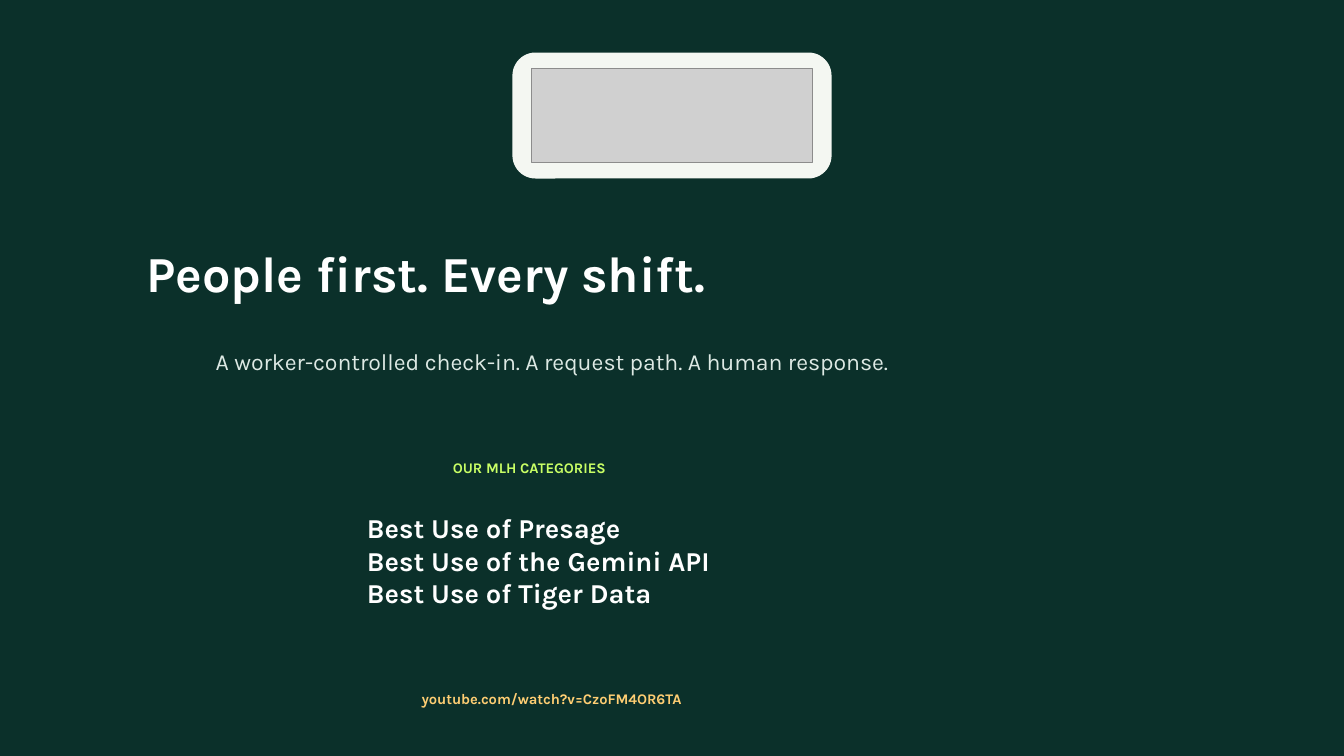
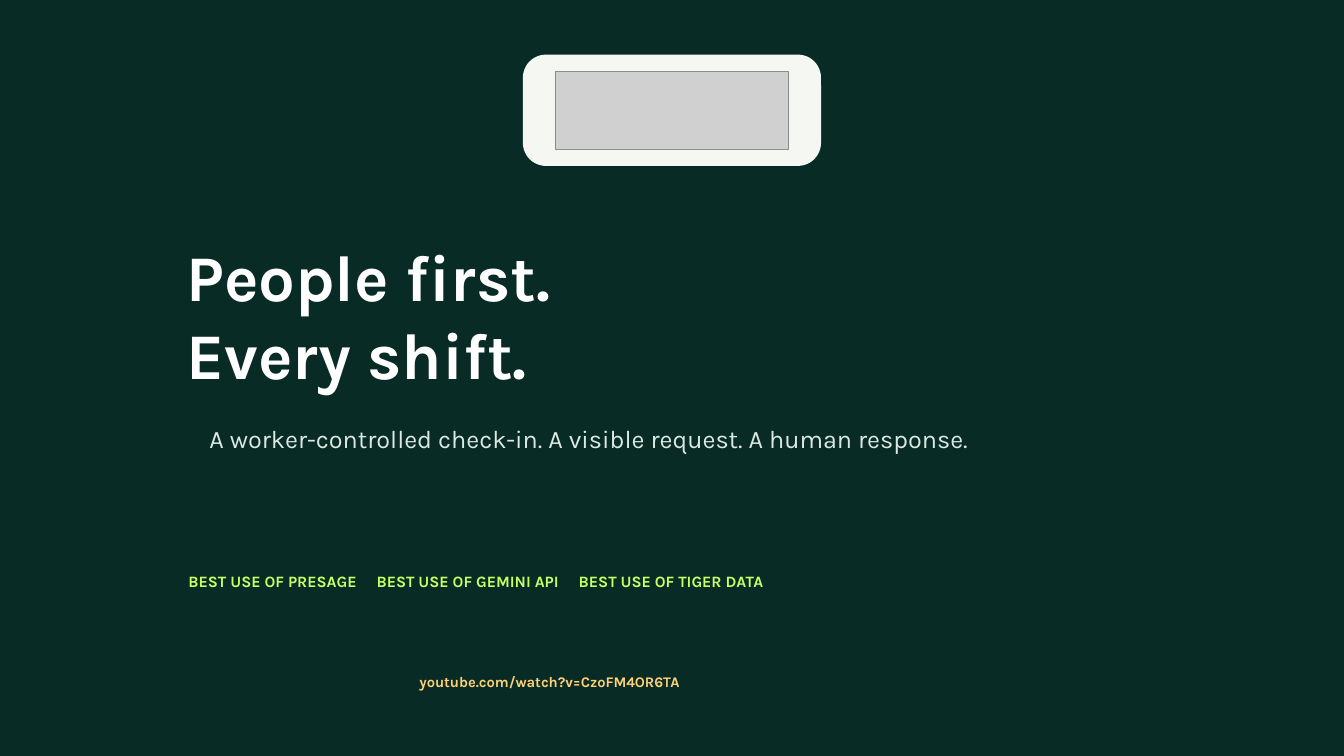
Before and after one commit to aaronbansal5/SiteGuard, a slide deck: slide 9 of docs/SiteGuard-Pitch-Deck.pptx (slide 10 before the commit). Drawn at 1344x756 pixels with LibreOffice and Linux fonts; fonts in the diff are those of the drawing; grey boxes stand for pictures. Boxes give left, top, right and bottom in pixels: in the first picture for what was removed or moved away, otherwise in the second. Text is boxed around its words. In the diff, an @@ line names an element or a change of style, - is before the commit and + after.

```diff
--- a/docs/SiteGuard-Pitch-Deck.pptx
+++ b/docs/SiteGuard-Pitch-Deck.pptx
@@ background #0B302A to #082B26 @@
@@ rounded rectangle: place and size @@
-rounded rectangle at <box>512,52,832,178</box>
+rounded rectangle at <box>523,54,822,165</box>
@@ rounded rectangle at <box>523,54,822,165</box>: fill #F4F7F2 to #F5F7F2; proportions changed @@
@@ picture: place and size @@
-picture at <box>531,69,813,162</box>
+picture at <box>556,72,788,149</box>
@@ text at <box>186,254,551,395</box>: text changed; size 36 to 46.5 pt @@
-People first. Every shift.
+People first.
+Every shift.
@@ text at <box>209,430,968,454</box>: text changed; size 16.5 to 18 pt; text colour #DDE9E4 to #DCE9E3 @@
-A worker-controlled check-in. A request path. A human response.
+A worker-controlled check-in. A visible request. A human response.
@@ text removed at <box>453,463,606,473</box> @@
-OUR MLH CATEGORIES
@@ text at <box>188,576,764,587</box>: text changed; size 19.5 to 11.2 pt; text colour #FFFFFF to #C8FF63 @@
-Best Use of Presage
-Best Use of the Gemini API
-Best Use of Tiger Data
+BEST USE OF PRESAGE BEST USE OF GEMINI API BEST USE OF TIGER DATA
@@ text "youtube.com/watch?v=CzoFM4OR6TA": place and size @@
-text "youtube.com/watch?v=CzoFM4OR6TA" at <box>422,693,682,708</box>
+text "youtube.com/watch?v=CzoFM4OR6TA" at <box>419,676,679,691</box>
@@ text "youtube.com/watch?v=CzoFM4OR6TA" at <box>419,676,679,691</box>: text colour #FFCE73 to #FFD278 @@
```
Also in this commit, not shown: 2 other slides changed, 6 slides added, 7 slides removed.
